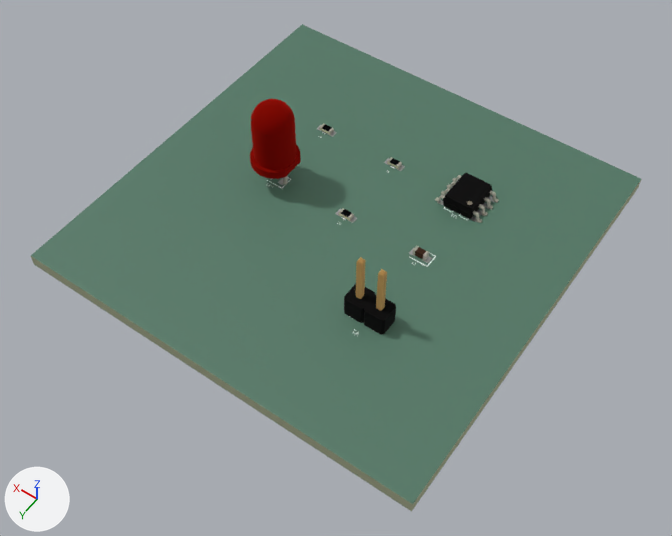
Renders of the glTF model apps/pcb-viewer/public/ne555-blinker.glb from each side of a commit.
Camera for both pictures: a 50 mm camera at (0.0601, -0.0421, 0.0818) aimed at (0.097, -0.0938, 0.0006). The lights are fixed; the arrows at lower left show +X, +Y and +Z. The older version comes first. Where no turn or scale is listed for an object, it has been applied to the vertices. Vertices at exactly the same position are counted once.

The older version as bpy lines, for what is in view:
```python
ob_0_1_1_11 = bpy.data.objects.new('=>[0:1:1:11]', me_pinheader_1x02_p254mm_vertical)
ob_0_1_1_11.parent = ob_v1
ob_0_1_1_11.location = (0.0, 0.0, 0.0)
ob_0_1_1_16 = bpy.data.objects.new('=>[0:1:1:16]', me_board_soldermask)
ob_0_1_1_16.location = (0.0, 0.0, 0.0)
ob_0_1_1_18 = bpy.data.objects.new('=>[0:1:1:18]', me_board_pcb)
ob_0_1_1_18.location = (0.0, 0.0, 0.0)
ob_0_1_1_3 = bpy.data.objects.new('=>[0:1:1:3]', me_soic_8_3_9x4_9mm_p1_27mm)
ob_0_1_1_3.parent = ob_u1
ob_0_1_1_3.location = (0.0, 0.0, 0.0)
ob_0_1_1_5 = bpy.data.objects.new('=>[0:1:1:5]', me_r_0603_1608metric)
ob_0_1_1_5.parent = ob_r1
ob_0_1_1_5.location = (0.0, 0.0, 0.0)
ob_0_1_1_5__001 = bpy.data.objects.new('=>[0:1:1:5].001', me_r_0603_1608metric_001)
ob_0_1_1_5__001.location = (0.11, -0.11, 0.0016)
ob_0_1_1_5__002 = bpy.data.objects.new('=>[0:1:1:5].002', me_r_0603_1608metric_002)
ob_0_1_1_5__002.location = (0.1, -0.1, 0.0016)
ob_0_1_1_7 = bpy.data.objects.new('=>[0:1:1:7]', me_c_0603_1608metric)
ob_0_1_1_7.parent = ob_c1
ob_0_1_1_7.location = (0.0, 0.0, 0.0)
ob_0_1_1_9 = bpy.data.objects.new('=>[0:1:1:9]', me_led_d5_0mm)
ob_0_1_1_9.parent = ob_led1
ob_0_1_1_9.location = (0.0, 0.0, 0.0)
```
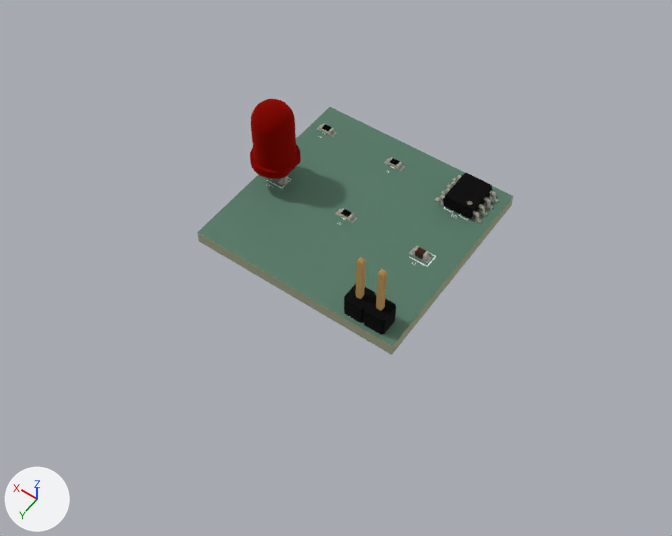
Diff of the bpy script that builds the scene:
```diff
--- a/apps/pcb-viewer/public/ne555-blinker.glb.py
+++ b/apps/pcb-viewer/public/ne555-blinker.glb.py
@@ mat_mat_0 @@
 mat_mat_0 = principled_material('mat_0')
-mat_mat_0.base_color = (0.0192, 0.0185, 0.0185)  # black #262525
+mat_mat_0.base_color = (0.645, 0.638, 0.572)  # light grey #d2d1c7
 mat_mat_0.metallic = 1.0
@@ mat_mat_3 @@
 mat_mat_3 = principled_material('mat_3')
-mat_mat_3.base_color = (0.645, 0.638, 0.572)  # light grey #d2d1c7
+mat_mat_3.base_color = (0.448, 0.01, 0.00394)  # red #b3190d
 mat_mat_3.metallic = 1.0
@@ mat_mat_4 @@
 mat_mat_4 = principled_material('mat_4')
-mat_mat_4.base_color = (0.778, 0.77, 0.626)  # pale yellow #e4e3cf
+mat_mat_4.base_color = (0.0192, 0.0185, 0.0185)  # black #262525
 mat_mat_4.metallic = 1.0
@@ mat_mat_5 @@
 mat_mat_5 = principled_material('mat_5')
-mat_mat_5.base_color = (0.00745, 0.00799, 0.00912)  # black #151618
+mat_mat_5.base_color = (0.709, 0.504, 0.21)  # beige #dbbc7e
 mat_mat_5.metallic = 1.0
@@ mat_mat_7 @@
 mat_mat_7 = principled_material('mat_7')
-mat_mat_7.base_color = (0.448, 0.01, 0.00394)  # red #b3190d
+mat_mat_7.base_color = (0.0192, 0.0185, 0.0185)  # black #262525
 mat_mat_7.metallic = 1.0
@@ mat_mat_8 @@
 mat_mat_8 = principled_material('mat_8')
-mat_mat_8.base_color = (0.0192, 0.0185, 0.0185)  # black #262525
+mat_mat_8.base_color = (0.645, 0.638, 0.572)  # light grey #d2d1c7
 mat_mat_8.metallic = 1.0
@@ mat_mat_9 @@
 mat_mat_9 = principled_material('mat_9')
-mat_mat_9.base_color = (0.709, 0.504, 0.21)  # beige #dbbc7e
+mat_mat_9.base_color = (0.435, 0.398, 0.316)  # grey #b0a998
 mat_mat_9.metallic = 1.0
@@ me_soic_8_3_9x4_9mm_p1_27mm @@
 me_soic_8_3_9x4_9mm_p1_27mm.from_pydata(...)  # 592 vertices, 1180 faces; spans x -0.003..0.003, y -0.00245..0.00245, z 0.0..0.00175
-me_soic_8_3_9x4_9mm_p1_27mm.materials.append(mat_mat_0)  # black #262525
-me_soic_8_3_9x4_9mm_p1_27mm.materials.append(mat_mat_1)  # light grey #d2d1c7
-me_soic_8_3_9x4_9mm_p1_27mm.materials.append(mat_mat_2)  # grey #b0a998
+me_soic_8_3_9x4_9mm_p1_27mm.materials.append(mat_mat_7)  # black #262525
+me_soic_8_3_9x4_9mm_p1_27mm.materials.append(mat_mat_8)  # light grey #d2d1c7
+me_soic_8_3_9x4_9mm_p1_27mm.materials.append(mat_mat_9)  # grey #b0a998
@@ me_led_d5_0mm @@
 me_led_d5_0mm.from_pydata(...)  # 182 vertices, 360 faces; spans x -0.00123..0.00417, y -0.0029..0.0029, z -0.0025..0.0116
-me_led_d5_0mm.materials.append(mat_mat_7)  # red #b3190d
 me_led_d5_0mm.materials.append(mat_mat_3)
+me_led_d5_0mm.materials.append(mat_mat_0)  # light grey #d2d1c7
@@ me_board_soldermask @@
-me_board_soldermask.from_pydata(...)  # 104 vertices, 142 faces; spans x 0.075..0.125, y -0.125..-0.075, z 0.0016
+me_board_soldermask.from_pydata(...)  # 104 vertices, 142 faces; spans x 0.0859..0.1122, y -0.1138..-0.0882, z 0.0016
+# me_board_soldermask part 1
+# 3 vertices are removed from x 0.075..0.125, y -0.125..-0.075, z 0.0016
+# 58 faces are deleted
+# 1 vertex moves from x 0.075, y -0.125, z 0.0016 to x 0.0859, y -0.1138, z 0.0016
+# 3 vertices are added at (0.1122, -0.1138, 0.0016), (0.1122, -0.0882, 0.0016), (0.0859, -0.0882, 0.0016)
+# 58 new faces join them
 me_board_soldermask.materials.append(mat_mat_13)
@@ me_board_soldermask_001 @@
-me_board_soldermask_001.from_pydata(...)  # 32 vertices, 34 faces; spans x 0.075..0.125, y -0.125..-0.075, z 0.0
+me_board_soldermask_001.from_pydata(...)  # 32 vertices, 34 faces; spans x 0.0859..0.1122, y -0.1138..-0.0882, z 0.0
+# me_board_soldermask_001 part 2
+# 3 vertices are removed from x 0.075..0.125, y -0.125..-0.075, z 0.0
+# 18 faces are deleted
+# 1 vertex moves from x 0.075, y -0.125, z 0.0 to x 0.0859, y -0.1138, z 0.0
+# 3 vertices are added at (0.0859, -0.0882, 0.0), (0.1122, -0.0882, 0.0), (0.1122, -0.1138, 0.0)
+# 18 new faces join them
 me_board_soldermask_001.materials.append(mat_mat_14)
@@ me_board_pcb @@
-me_board_pcb.from_pydata(...)  # 104 vertices, 212 faces; spans x 0.075..0.125, y -0.125..-0.075, z 0.0..0.0015
-me_board_pcb.vertices[0].co = (0.125, -0.125, 0.0)
-me_board_pcb.vertices[1].co = (0.125, -0.125, 0.0015)  # pixel (302, 24)
-me_board_pcb.vertices[2].co = (0.075, -0.125, 0.0015)  # pixel (641, 179)
-me_board_pcb.vertices[3].co = (0.075, -0.125, 0.0)  # pixel (638, 187)
-me_board_pcb.vertices[4].co = (0.125, -0.075, 0.0)  # pixel (33, 264)
-me_board_pcb.vertices[5].co = (0.125, -0.075, 0.0015)  # pixel (30, 255)
-me_board_pcb.vertices[6].co = (0.075, -0.075, 0.0015)  # pixel (412, 504)
-me_board_pcb.vertices[7].co = (0.075, -0.075, 0.0)  # pixel (411, 511)
+me_board_pcb.from_pydata(...)  # 104 vertices, 212 faces; spans x 0.0859..0.1122, y -0.1138..-0.0882, z 0.0..0.0015
+# me_board_pcb part 3
+me_board_pcb.vertices[0].co = (0.1122, -0.1138, 0.0)
+me_board_pcb.vertices[1].co = (0.1122, -0.1138, 0.0015)  # pixel (329, 106)
+me_board_pcb.vertices[2].co = (0.0859, -0.1138, 0.0015)  # pixel (513, 196)
+me_board_pcb.vertices[3].co = (0.0859, -0.1138, 0.0)  # pixel (511, 205)
+me_board_pcb.vertices[4].co = (0.1122, -0.0882, 0.0)  # pixel (198, 241)
+me_board_pcb.vertices[5].co = (0.1122, -0.0882, 0.0015)  # pixel (197, 232)
+me_board_pcb.vertices[6].co = (0.0859, -0.0882, 0.0015)  # pixel (392, 346)
+me_board_pcb.vertices[7].co = (0.0859, -0.0882, 0.0)  # pixel (391, 354)
 me_board_pcb.materials.append(mat_mat_15)
@@ ob_0_1_1_3 @@
-ob_0_1_1_3 = bpy.data.objects.new('=>[0:1:1:3]', me_soic_8_3_9x4_9mm_p1_27mm)
-ob_0_1_1_3.parent = ob_u1
+ob_0_1_1_3 = bpy.data.objects.new('=>[0:1:1:3]', me_r_0603_1608metric)
+ob_0_1_1_3.parent = ob_r1
 ob_0_1_1_3.location = (0.0, 0.0, 0.0)
@@ ob_0_1_1_5 @@
-ob_0_1_1_5 = bpy.data.objects.new('=>[0:1:1:5]', me_r_0603_1608metric)
-ob_0_1_1_5.parent = ob_r1
+ob_0_1_1_5 = bpy.data.objects.new('=>[0:1:1:5]', me_led_d5_0mm)
+ob_0_1_1_5.parent = ob_led1
 ob_0_1_1_5.location = (0.0, 0.0, 0.0)
@@ ob_0_1_1_9 @@
-ob_0_1_1_9 = bpy.data.objects.new('=>[0:1:1:9]', me_led_d5_0mm)
-ob_0_1_1_9.parent = ob_led1
+ob_0_1_1_9 = bpy.data.objects.new('=>[0:1:1:9]', me_c_0603_1608metric)
+ob_0_1_1_9.parent = ob_c1
 ob_0_1_1_9.location = (0.0, 0.0, 0.0)
@@ ob_0_1_1_11 @@
-ob_0_1_1_11 = bpy.data.objects.new('=>[0:1:1:11]', me_pinheader_1x02_p254mm_vertical)
-ob_0_1_1_11.parent = ob_v1
+ob_0_1_1_11 = bpy.data.objects.new('=>[0:1:1:11]', me_soic_8_3_9x4_9mm_p1_27mm)
+ob_0_1_1_11.parent = ob_u1
 ob_0_1_1_11.location = (0.0, 0.0, 0.0)
```

Boxes [x1, y1, x2, y2] around the edits, measured in the pictures (672 x 536 px):
'=>[0:1:1:16]', reshaped (48% narrower, 50% shorter): before [30, 24, 641, 504]; after [198, 107, 513, 346]
'=>[0:1:1:18]', reshaped (mostly hidden): before [31, 180, 641, 511]; after [197, 197, 513, 354]
'=>[0:1:1:11]', recoloured, reshaped, moved: before [344, 257, 396, 334]; after [435, 172, 499, 223]
'=>[0:1:1:9]', recoloured, reshaped, moved: before [250, 99, 301, 185]; after [412, 246, 429, 261]
'=>[0:1:1:5]', recoloured, moved: before [387, 157, 402, 169]; after [250, 99, 301, 185]
'=>[0:1:1:3]', recoloured, moved: before [435, 172, 499, 223]; after [387, 157, 402, 169]
'=>[0:1:1:17]', reshaped (mostly hidden): before [35, 197, 632, 512]; after [202, 206, 511, 355]
